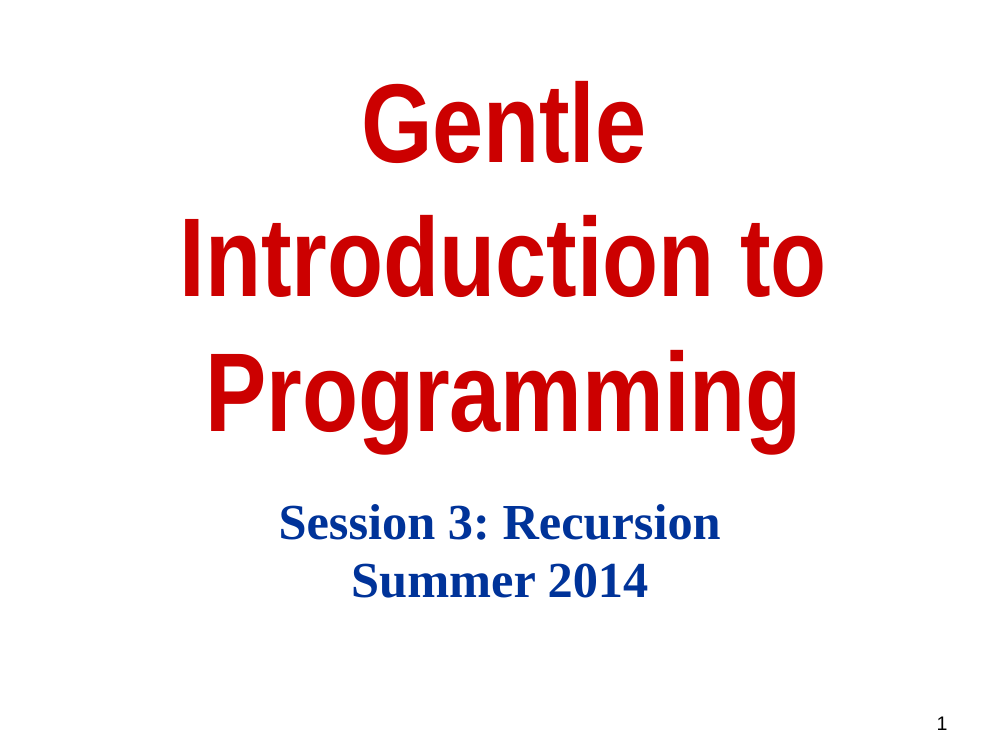
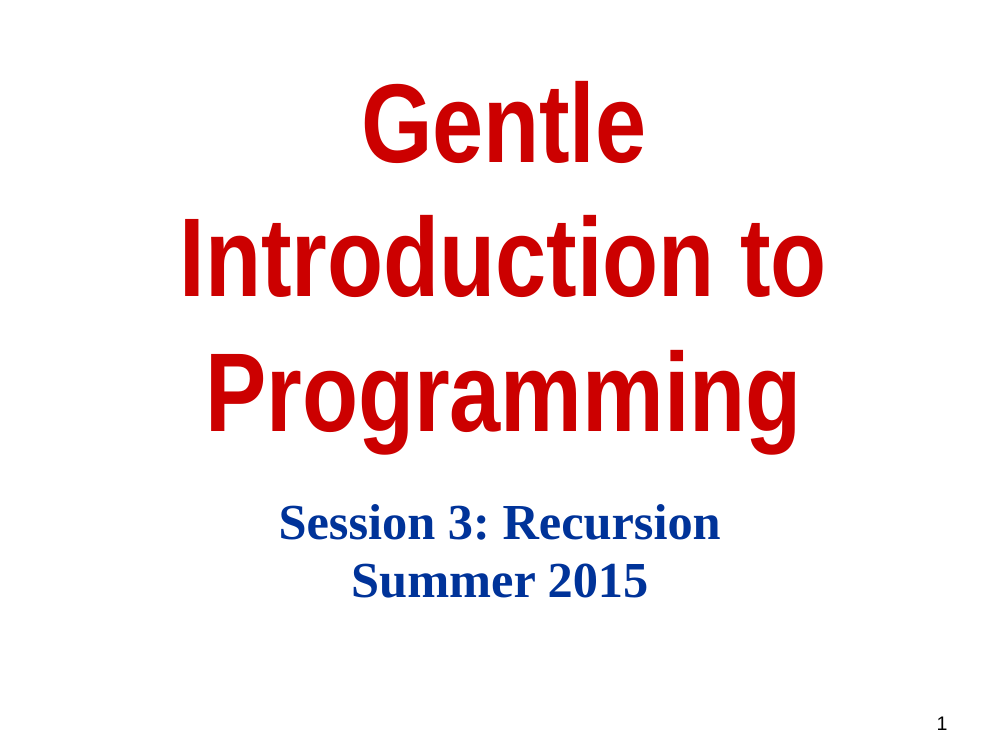
Before and after one commit to robintux/gip, a slide deck: slide 1 of Sessions/3/gip3.pptx. Drawn at 1008x756 pixels with LibreOffice and Linux fonts; fonts in the diff are those of the drawing. Boxes give left, top, right and bottom in pixels: in the first picture for what was removed or moved away, otherwise in the second. Text is boxed around its words. In the diff, an @@ line names an element or a change of style, - is before the commit and + after.

Commit message:
revised for 2015

```diff
--- a/Sessions/3/gip3.pptx
+++ b/Sessions/3/gip3.pptx
@@ text at box(351, 563, 649, 598): text changed @@
-Summer 2014
+Summer 2015
```
Also in this commit, not shown: 6 other slides changed, 1 slide removed.
